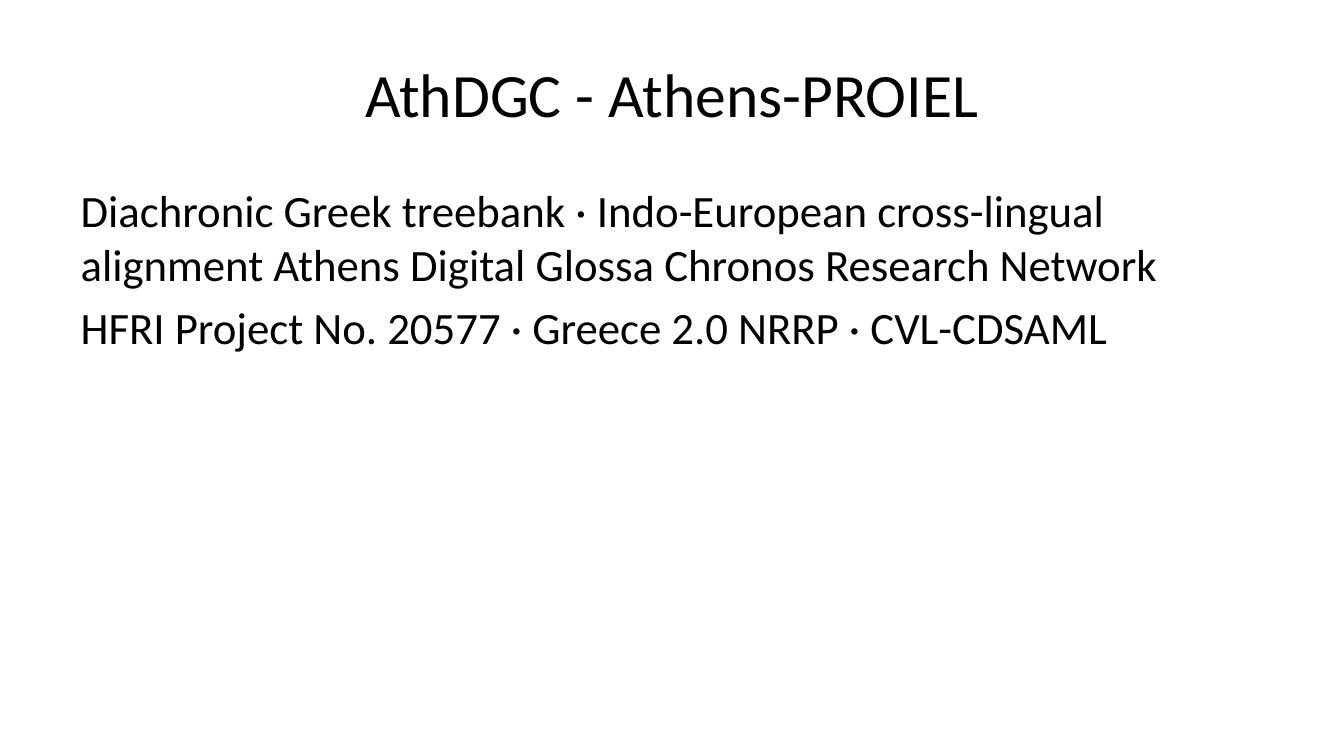
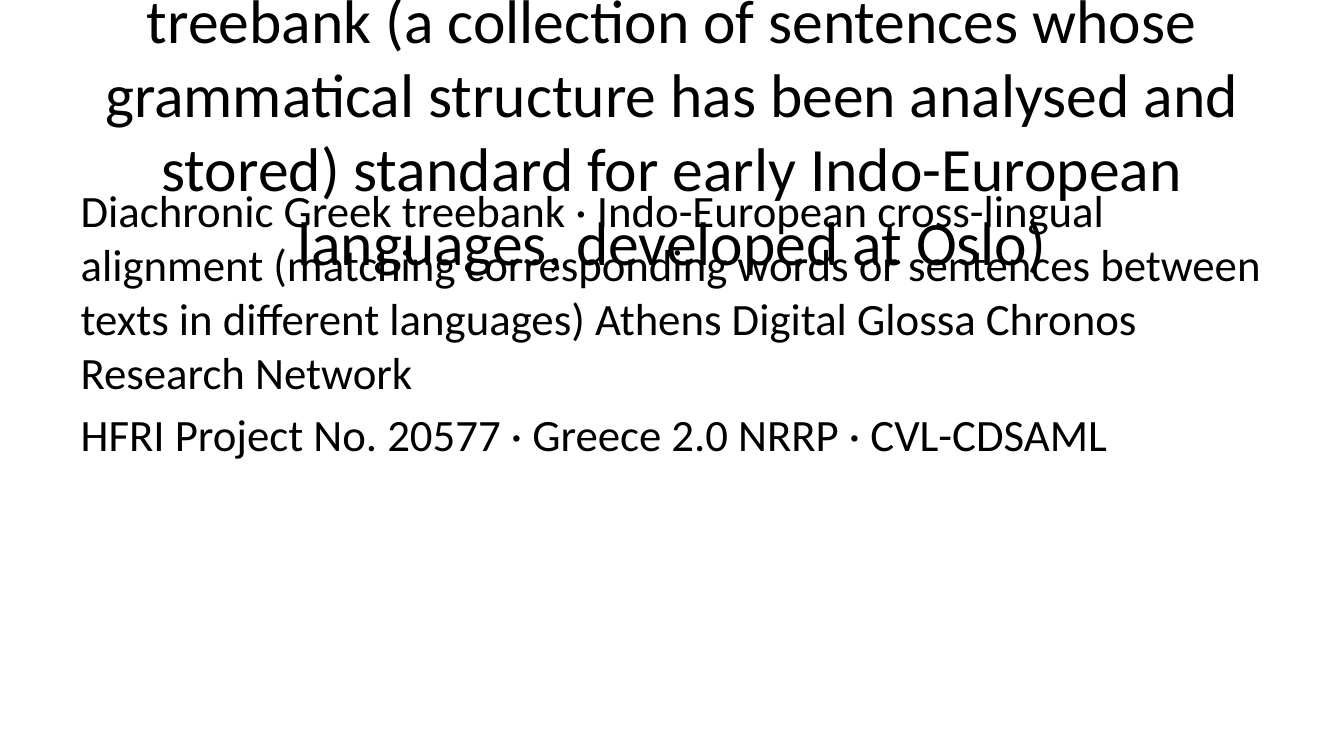
Before and after one commit to AthDGC/AthDGC.github.io, a slide deck: slide 2 of slides/cidl_2026.pptx. Drawn at 1344x756 pixels with LibreOffice and Linux fonts; fonts in the diff are those of the drawing. Boxes give left, top, right and bottom in pixels: in the first picture for what was removed or moved away, otherwise in the second. Text is boxed around its words. In the diff, an @@ line names an element or a change of style, - is before the commit and + after.

```diff
--- a/slides/cidl_2026.pptx
+++ b/slides/cidl_2026.pptx
@@ title at (105, 0, 1238, 280): text changed @@
-AthDGC - Athens-PROIEL
+AthDGC - Athens-PROIEL (the dependency-treebank (a collection of sentences whose grammatical structure has been analysed and stored) standard for early Indo-European languages, developed at Oslo)
@@ text at (81, 190, 1137, 390): text changed @@
-Diachronic Greek treebank · Indo-European cross-lingual alignment Athens Digital Glossa Chronos Research Network
+Diachronic Greek treebank · Indo-European cross-lingual alignment (matching corresponding words or sentences between texts in different languages) Athens Digital Glossa Chronos Research Network
```
Also in this commit, not shown: 7 other slides changed, 22 other files.
